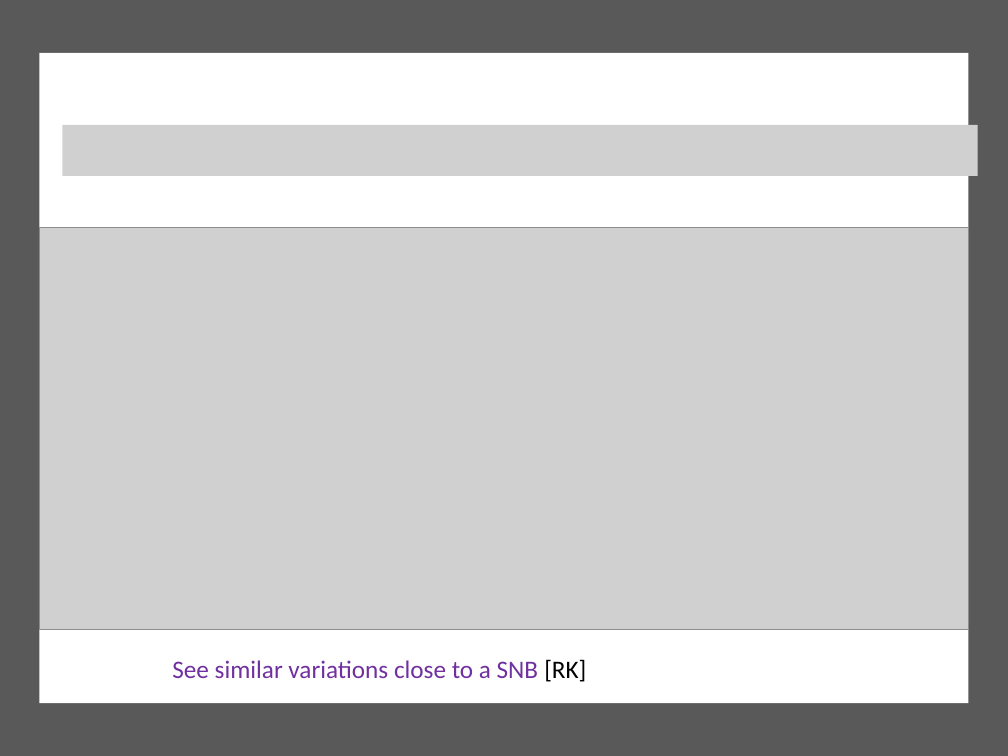
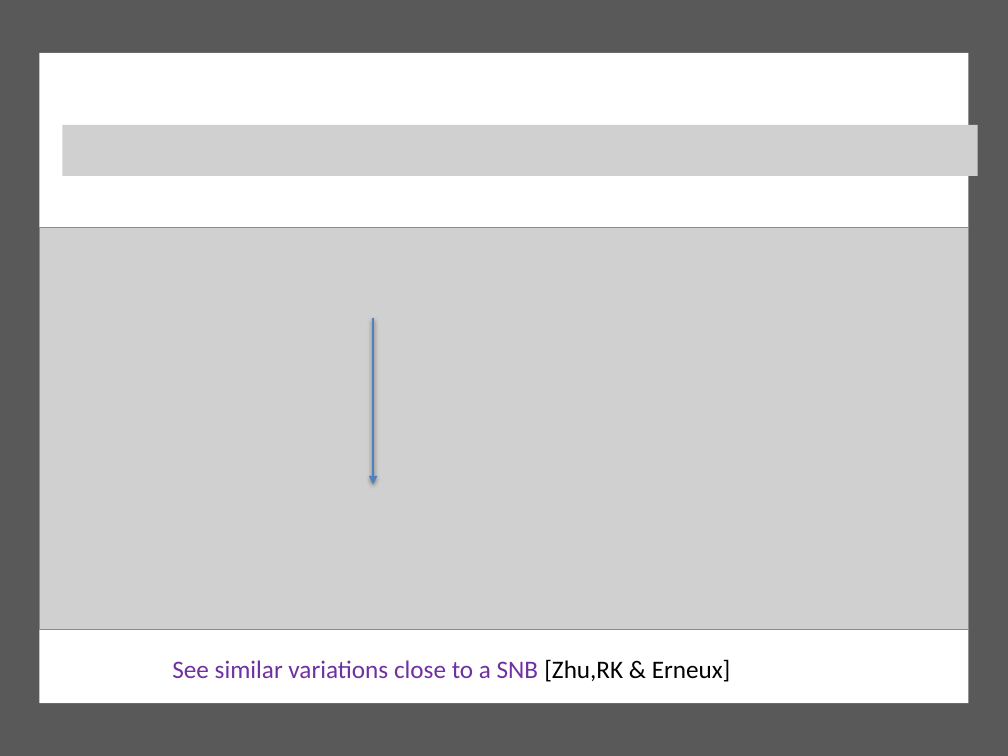
Before and after one commit to ChrisBudd123/Presentations, a slide deck: slide 17 of SIAMNSD.pptx. Drawn at 1008x756 pixels with LibreOffice and Linux fonts; fonts in the diff are those of the drawing; grey boxes stand for pictures. Boxes give left, top, right and bottom in pixels: in the first picture for what was removed or moved away, otherwise in the second. Text is boxed around its words. In the diff, an @@ line names an element or a change of style, - is before the commit and + after.

```diff
--- a/SIAMNSD.pptx
+++ b/SIAMNSD.pptx
@@ arrow added from (373, 319) to (373, 485), #4F81BD 2 pt @@
@@ picture added at bbox=[317, 485, 465, 525] @@
@@ text at bbox=[172, 659, 731, 682]: text changed @@
-See similar variations close to a SNB [RK]
+See similar variations close to a SNB [Zhu,RK & Erneux]
```
Also in this commit, not shown: 8 other slides changed, 1 slide added, 1 slide removed.
